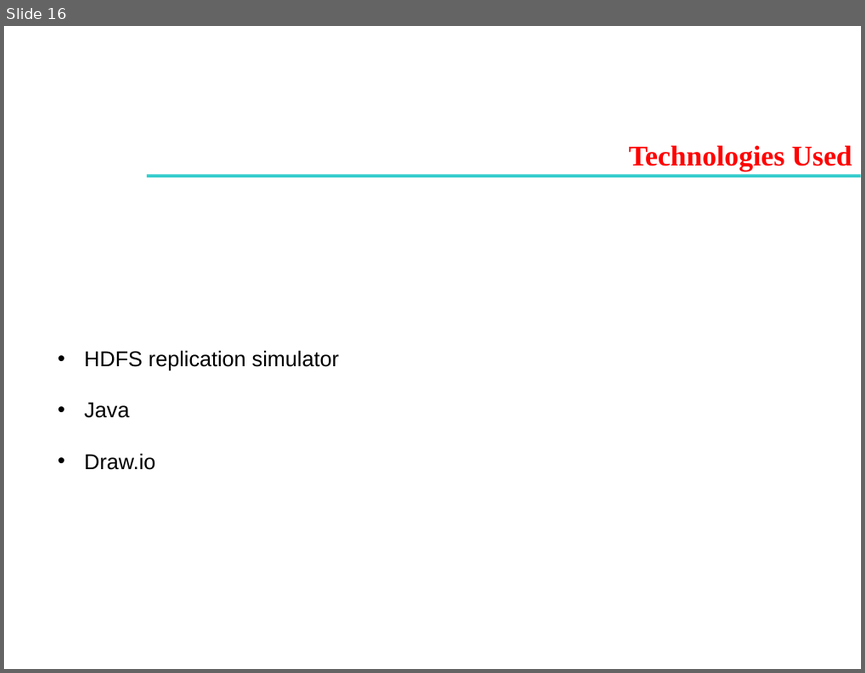
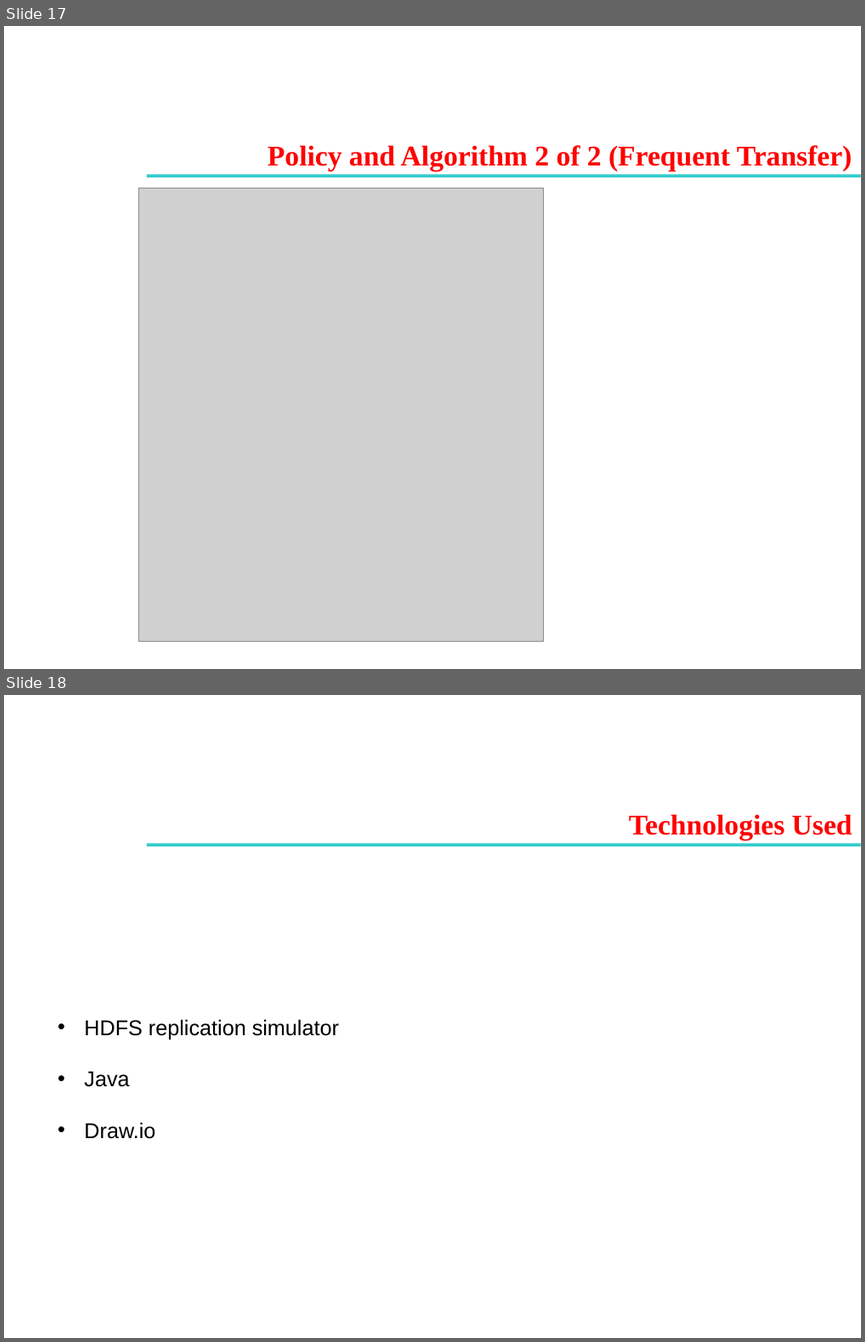
Before and after one commit to Gituser143/HDFS-Sim, a slide deck: presentations/Review 2 - Project Progress Presentation 2020.pptx. Shown one above the other, each under a label of ours: slide 16 before the commit, slides 17 and 18 after it. The pictures are 865x673 and 865x1342 pixels, drawn with LibreOffice and Linux fonts; fonts in the diff are those of the drawing; grey boxes stand for pictures; background and template pictures are left out. Boxes give left, top, right and bottom in pixels: in the first picture for what was removed or moved away, otherwise in the second. Text is boxed around its words. In the diff, an @@ line names an element or a change of style, - is before the commit and + after.

Commit message:
Add algorithm to PPT

```diff
--- a/presentations/Review 2 - Project Progress Presentation 2020.pptx
+++ b/presentations/Review 2 - Project Progress Presentation 2020.pptx
@@ slide 17 added at box(4, 26, 861, 669), background picture (left out) @@
@@ text added at box(268, 145, 851, 171), 24 pt, text #FF0000, bold @@
+Policy and Algorithm 2 of 2 (Frequent Transfer)
@@ rectangle added at box(147, 174, 861, 177), fill #33CCCC @@
@@ picture added at box(139, 188, 544, 641) @@
@@ what was slide 16 is now slide 18 @@
```
Also in this commit, not shown: 1 other slide added, 1 other file.
